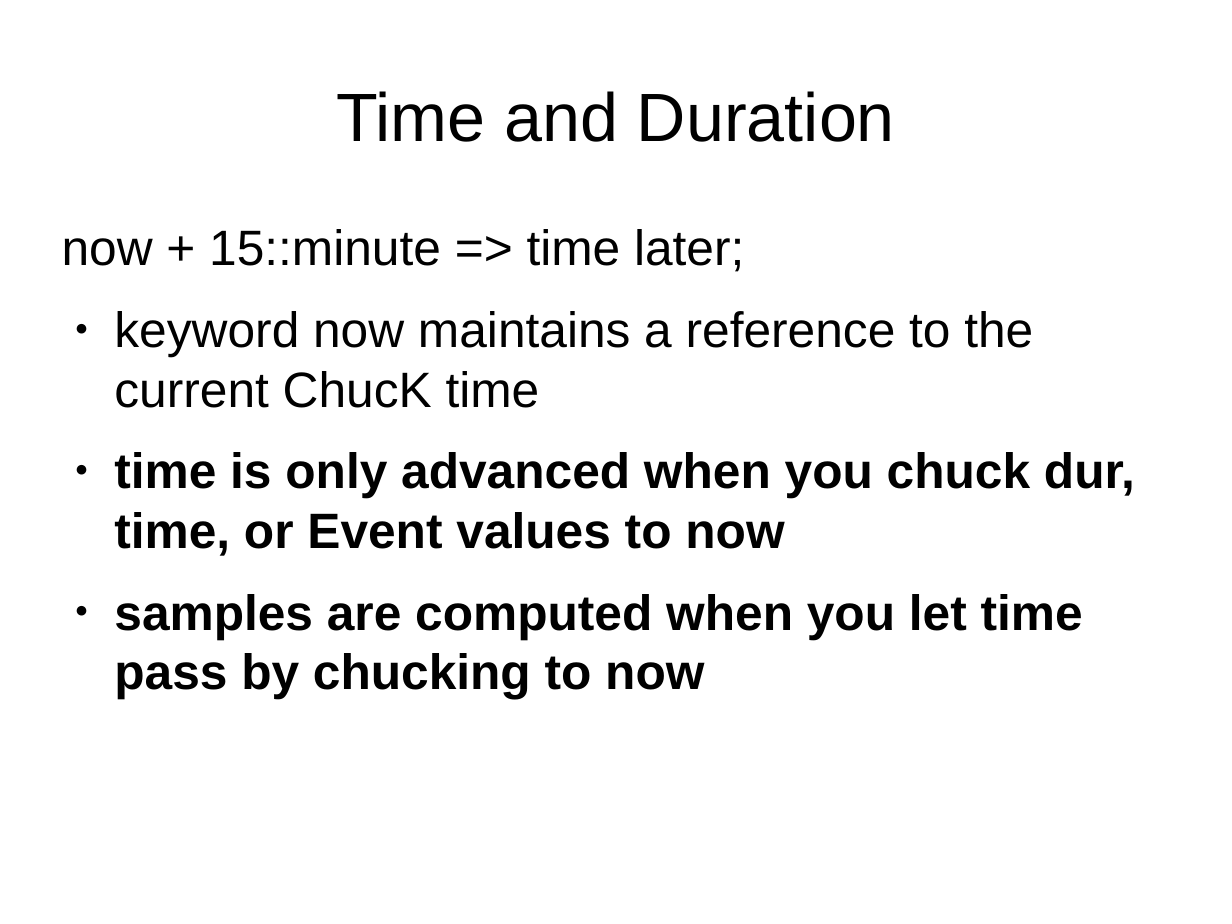
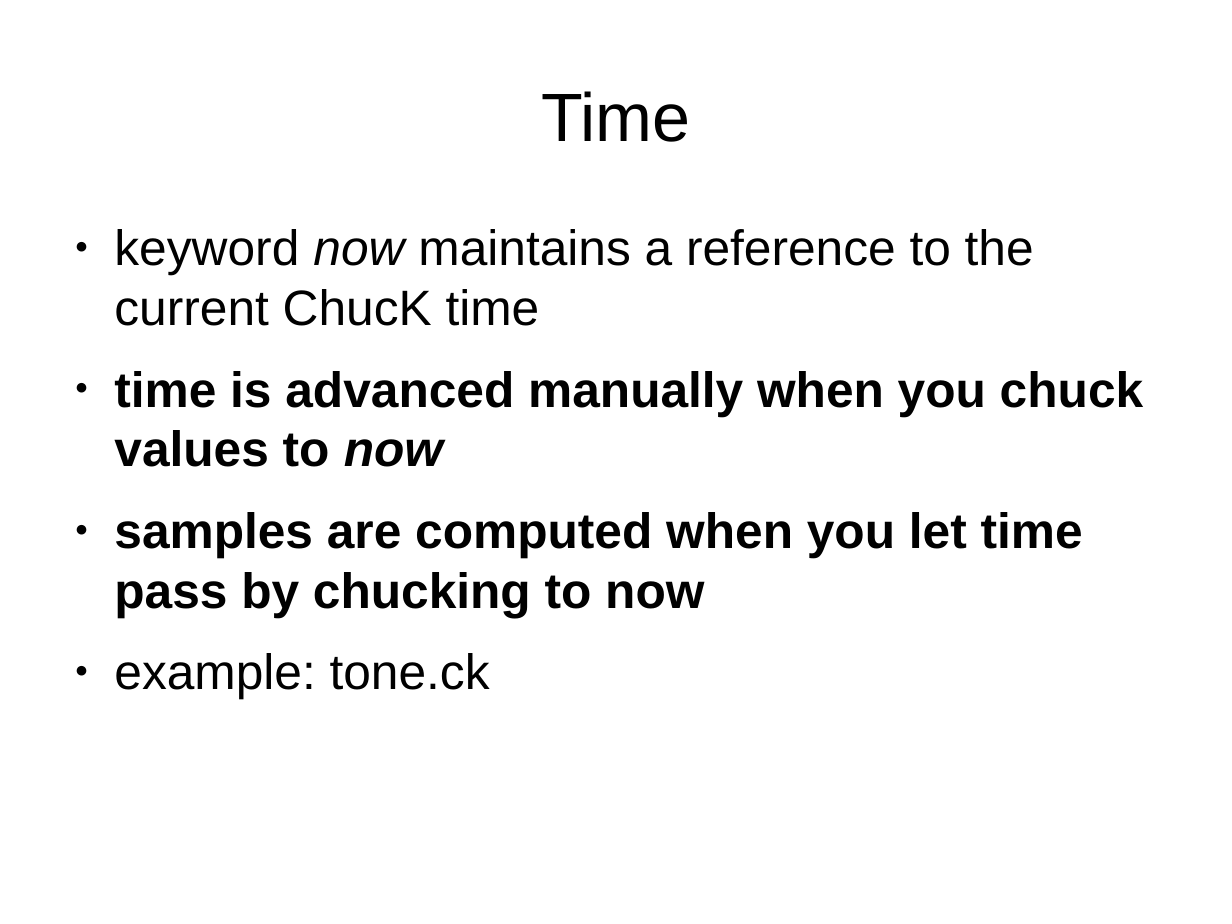
Before and after one commit to briansorahan/txlf-2013-chuck-talk, a slide deck: slide 23 of ChuckTalk.odp (slide 24 before the commit). Drawn at 1232x924 pixels with LibreOffice and Linux fonts; fonts in the diff are those of the drawing. Boxes give left, top, right and bottom in pixels: in the first picture for what was removed or moved away, otherwise in the second. Text is boxed around its words. In the diff, an @@ line names an element or a change of style, - is before the commit and + after.

Commit message:
added some time examples

```diff
--- a/ChuckTalk.odp
+++ b/ChuckTalk.odp
@@ title at bbox=[541, 91, 690, 142]: text changed @@
-Time and Duration
+Time
@@ text at bbox=[62, 229, 744, 272]: paragraph removed @@
-now + 15::minute => time later;
@@ text at bbox=[114, 229, 1034, 326]: italic on in "now" @@
@@ text at bbox=[114, 371, 1144, 467]: text changed @@
-● time is only advanced when you chuck dur, time, or Event values to now
+● time is advanced manually when you chuck values to now
@@ text at bbox=[114, 653, 490, 699]: paragraph added @@
+● example: tone.ck
```
Also in this commit, not shown: 4 other slides changed, 3 slides removed, 3 other files.
